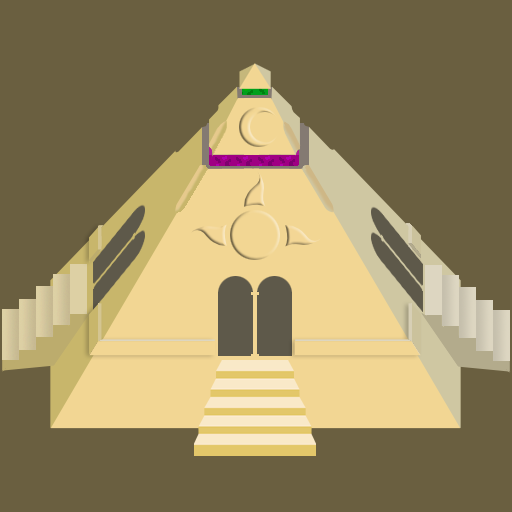
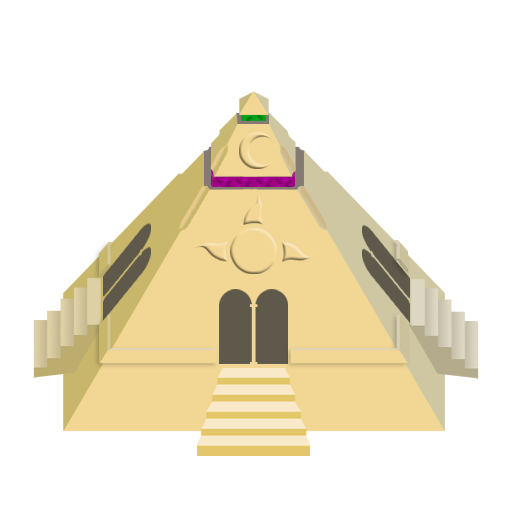
Two versions of the same layered image (w=512, h=512). Layer-by-layer changes:
painted on "Layer 23 copy" over [175, 164, 210, 231]
painted on "Layer 23" over [297, 164, 334, 231]
painted on "Layer 25" over [393, 223, 421, 275]
painted on "Layer 21 copy" over [290, 302, 421, 364]
painted on "Layer 26" over [88, 225, 113, 278]
painted on "Layer 21" over [89, 302, 217, 364]
painted on "Layer 9" over [194, 360, 316, 456]
painted on "Layer 15" over [239, 107, 279, 169]
painted on "Layer 4" over [239, 63, 271, 115]
painted on "Layer 20 copy" over [1, 264, 104, 379]
painted on "Layer 14 copy" over [191, 224, 228, 262]
painted on "Layer 14" over [282, 224, 322, 262]
painted on "sun sign" over [230, 210, 280, 274]
painted on "Layer 13 copy 2" over [93, 204, 151, 321]
painted on "Layer 13 copy" over [362, 206, 423, 323]
painted on "Layer 13" over [218, 276, 292, 364]
painted on "Layer 20" over [408, 265, 511, 380]
painted on "Layer 5" over [50, 98, 461, 432]
painted on "Layer 11" over [50, 127, 204, 431]
painted on "Layer 18" over [209, 86, 300, 187]
painted on "Layer 10 copy" over [269, 86, 461, 431]
painted on "Layer 19" over [211, 86, 299, 187]
painted on "Layer 22" over [201, 87, 310, 196]
hid "Layer 3" over [0, 0, 512, 512]
…and 3 more changes (3 painted)
